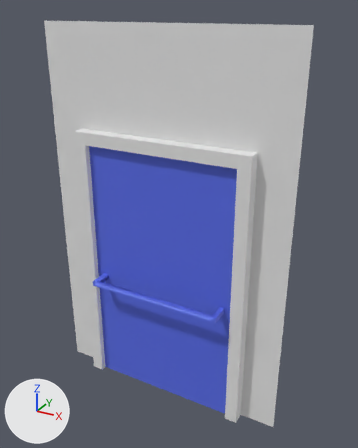
What one commit did to the FBX model Assets/Arts/Models/model_door_02_close.fbx.
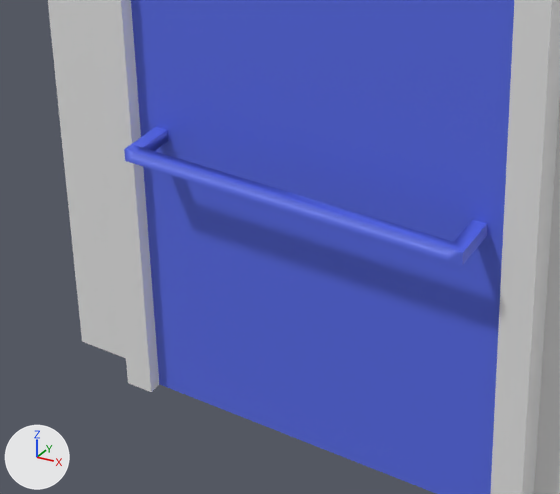
There are two pictures of each version: one whole from a 50 mm camera at (10.78, -11.99, 3.1) aimed at (9.1, -8.93, 1.56), one close up on the part from 13% to 70% of the width and 51% to 91% of the height. Every picture has the same lights, and +X, +Y and +Z are marked at lower left. Where no turn or scale is listed for an object, it has been applied to the vertices.
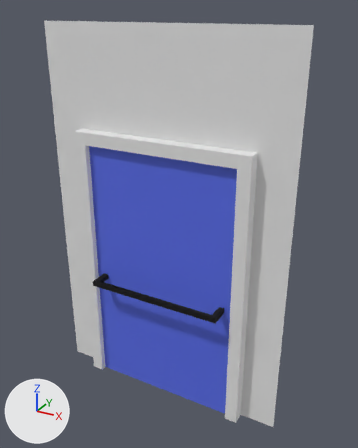
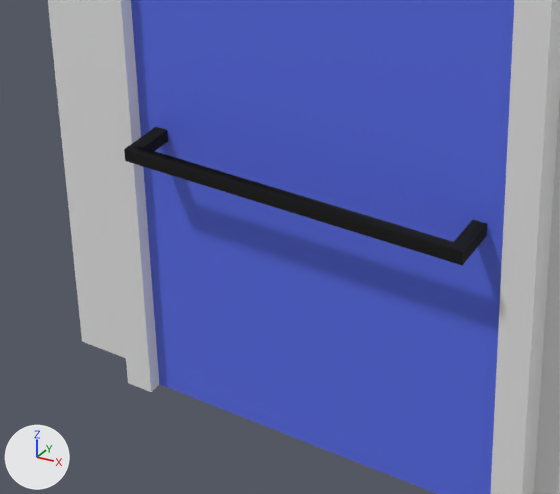
The newer file is also turned or shifted as a whole; pictures and numbers use the older file's frame.

Where the change shows, as pixel boxes [x1, y1, x2, y2] in the close-ups (560 x 494 px):
part 1 of me_plane_026, recoloured (blue to black): [124, 127, 487, 265] in both

The change, as a diff of the scene's bpy script:
```diff
--- a/Assets/Arts/Models/model_door_02_close.fbx.py
+++ b/Assets/Arts/Models/model_door_02_close.fbx.py
@@ mat_material_001 @@
+mat_material_001 = principled_material('Material.001')
+mat_material_001.base_color = (0.0, 0.0, 0.0)  # black #000000
+mat_material_001.roughness = 1.0
@@ me_plane_026 @@
 me_plane_026.from_pydata(...)  # 60 vertices, 53 faces; spans x -2.0..0.0, y -0.21..0.19, z 0.0..3.0
 # used by ob_plane_030; location = (10.0, -9.0, 0.0)
+# me_plane_026 part 1: all 34 faces centred in x -1.56..-0.45, y -0.21..0.19, z 0.98..1.02 switch from mat_material_002 (blue #596de7) to mat_material_001 (black #000000)
 me_plane_026.materials.append(mat_material)
```
